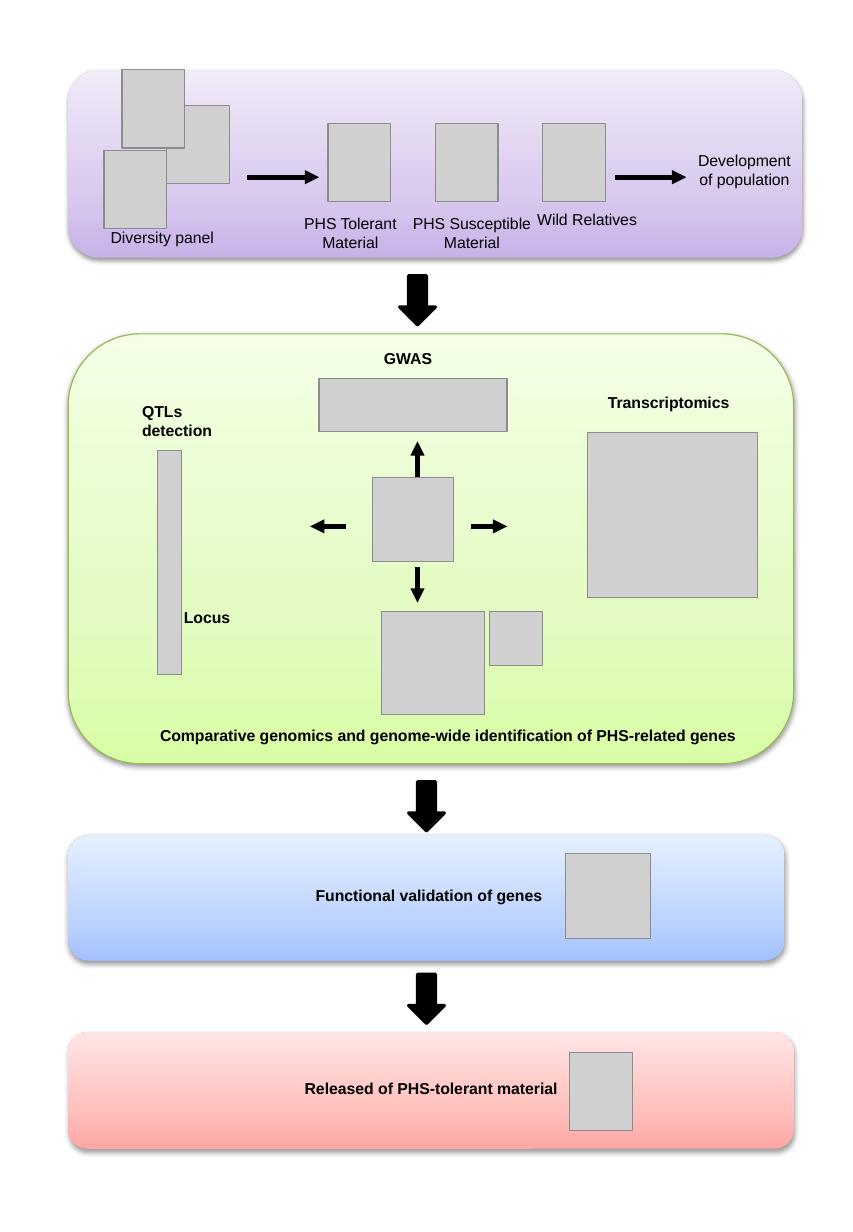
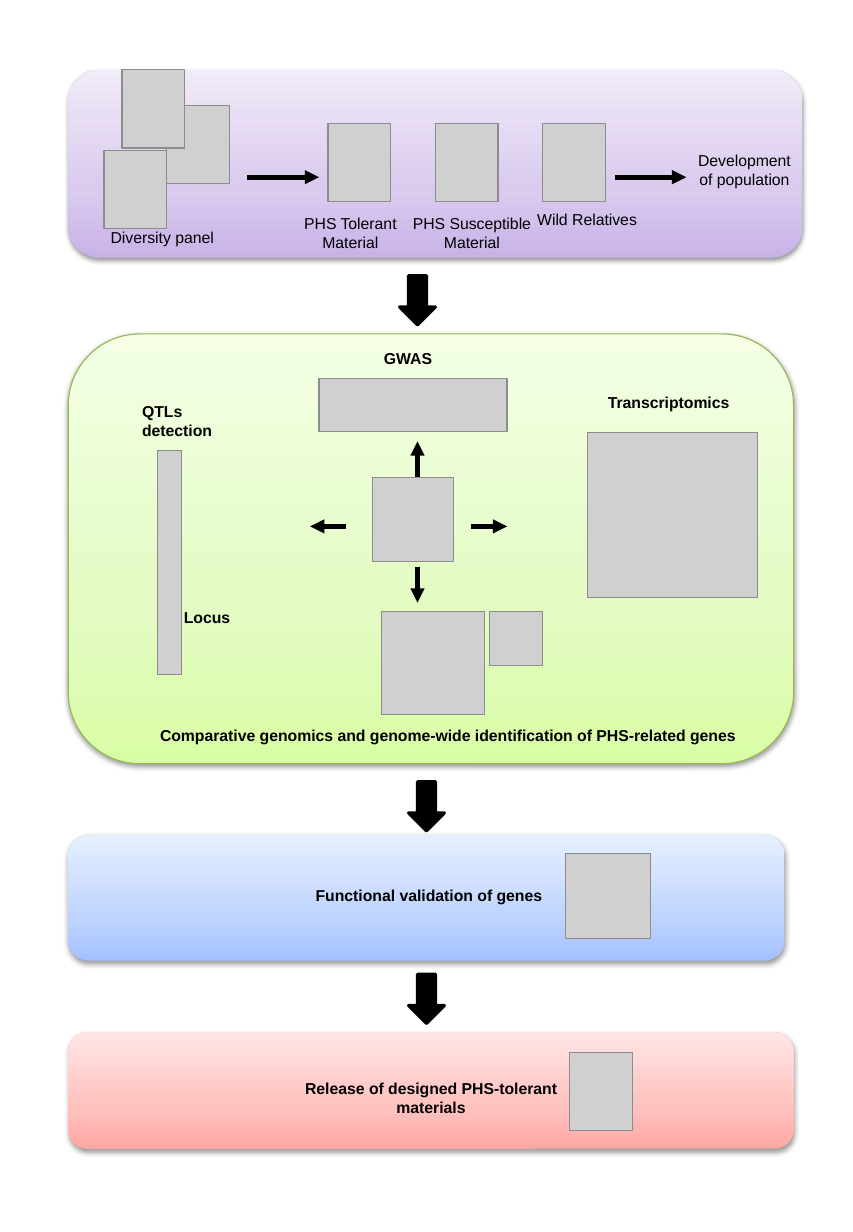
Before and after one commit to Yedomon/auxin_repressed_gene, a slide deck: slide 1 of Figure.pptx. Drawn at 853x1232 pixels with LibreOffice and Linux fonts; fonts in the diff are those of the drawing; grey boxes stand for pictures. Boxes give left, top, right and bottom in pixels: in the first picture for what was removed or moved away, otherwise in the second. Text is boxed around its words. In the diff, an @@ line names an element or a change of style, - is before the commit and + after.

```diff
--- a/Figure.pptx
+++ b/Figure.pptx
@@ text at [305,1082,557,1113]: text changed @@
-Released of PHS-tolerant material
+Release of designed PHS-tolerant materials
```
Also in this commit, not shown: 1 other file.
